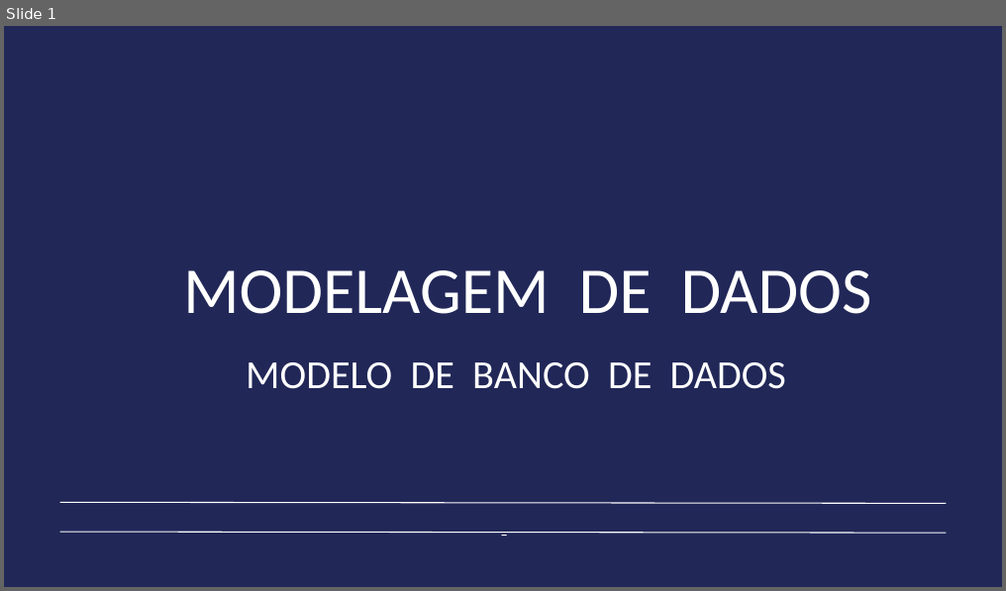
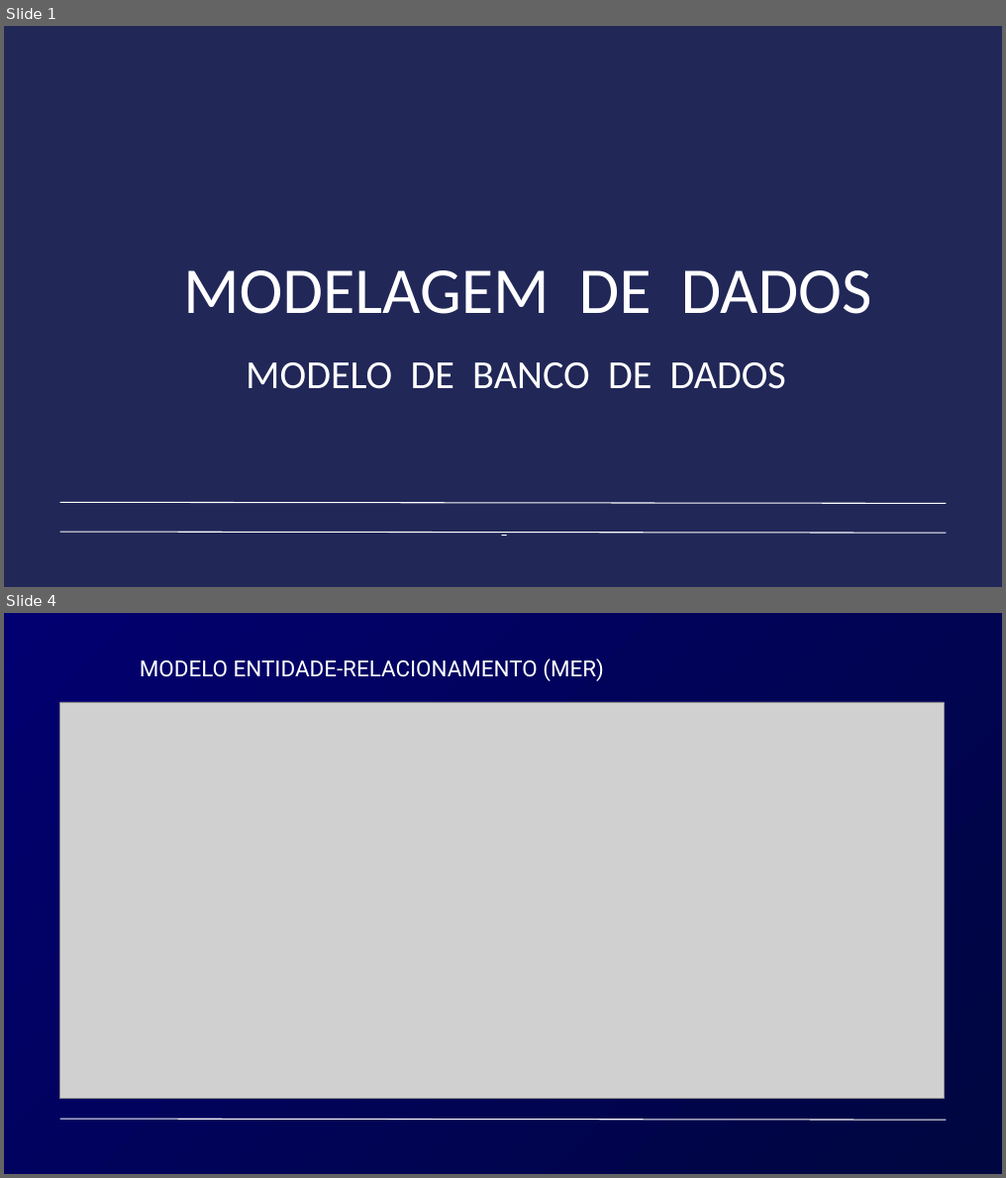
Before and after one commit to alexsilvaf/modelo_de_banco_de_dados, a slide deck: Blue Modern Data Analysis Presentation.pptx. Shown one above the other, each under a label of ours: slide 1 before the commit, slides 1 and 4 after it; the slides between them are not shown. The pictures are 1006x591 and 1006x1178 pixels, drawn with LibreOffice and Linux fonts; fonts in the diff are those of the drawing; grey boxes stand for pictures; background and template pictures are left out; a plain dark background stands for a picture behind light text. Boxes give left, top, right and bottom in pixels: in the first picture for what was removed or moved away, otherwise in the second. Text is boxed around its words. In the diff, an @@ line names an element or a change of style, - is before the commit and + after.

```diff
--- a/Blue Modern Data Analysis Presentation.pptx
+++ b/Blue Modern Data Analysis Presentation.pptx
@@ slide 4 added at box(4, 613, 1002, 1174), background gradient #020070 to #000640 @@
@@ text added at box(140, 659, 604, 681), 32 pt, text #FFFFFF @@
+MODELO ENTIDADE-RELACIONAMENTO (MER)
@@ picture added at box(59, 702, 944, 1098) @@
@@ line added from (59, 1119) to (945, 1120), #FFFFFF 1.5 pt @@
```
Also in this commit, not shown: 1 slide changed, 1 other slide added, 3 slides removed.
